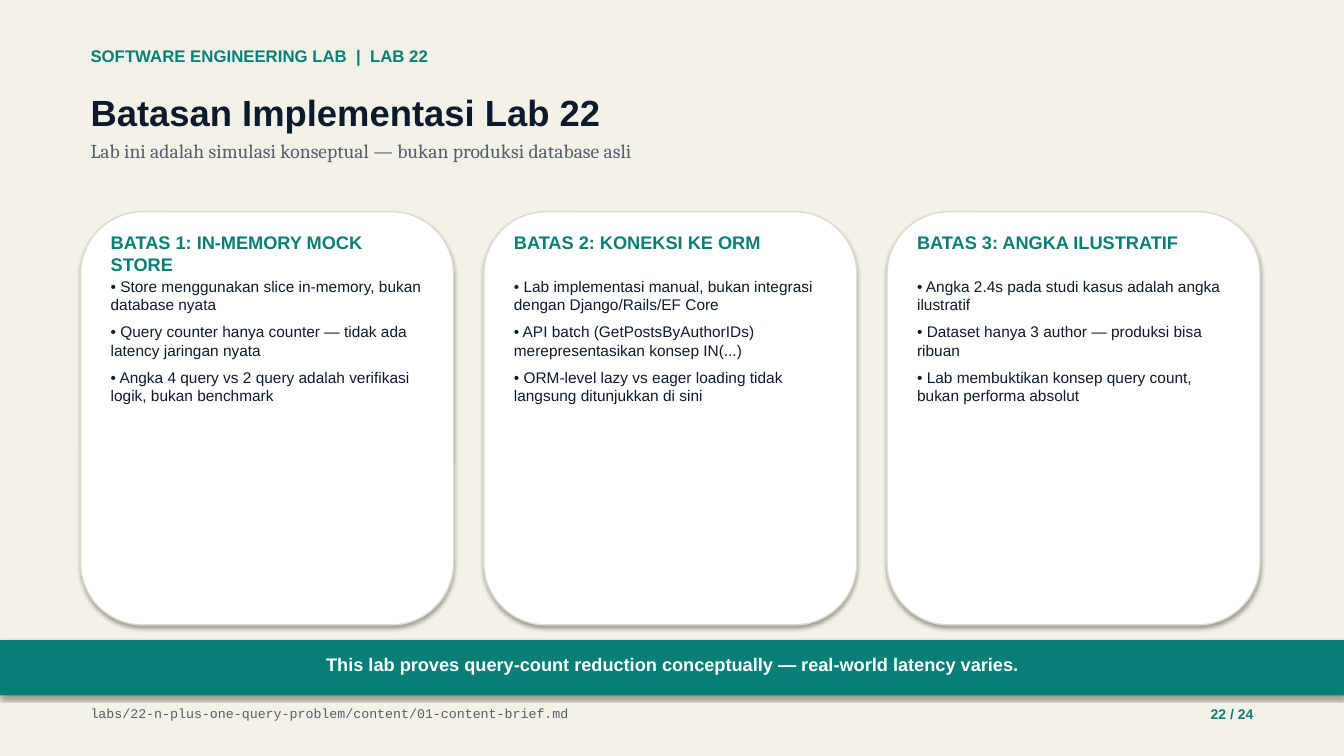
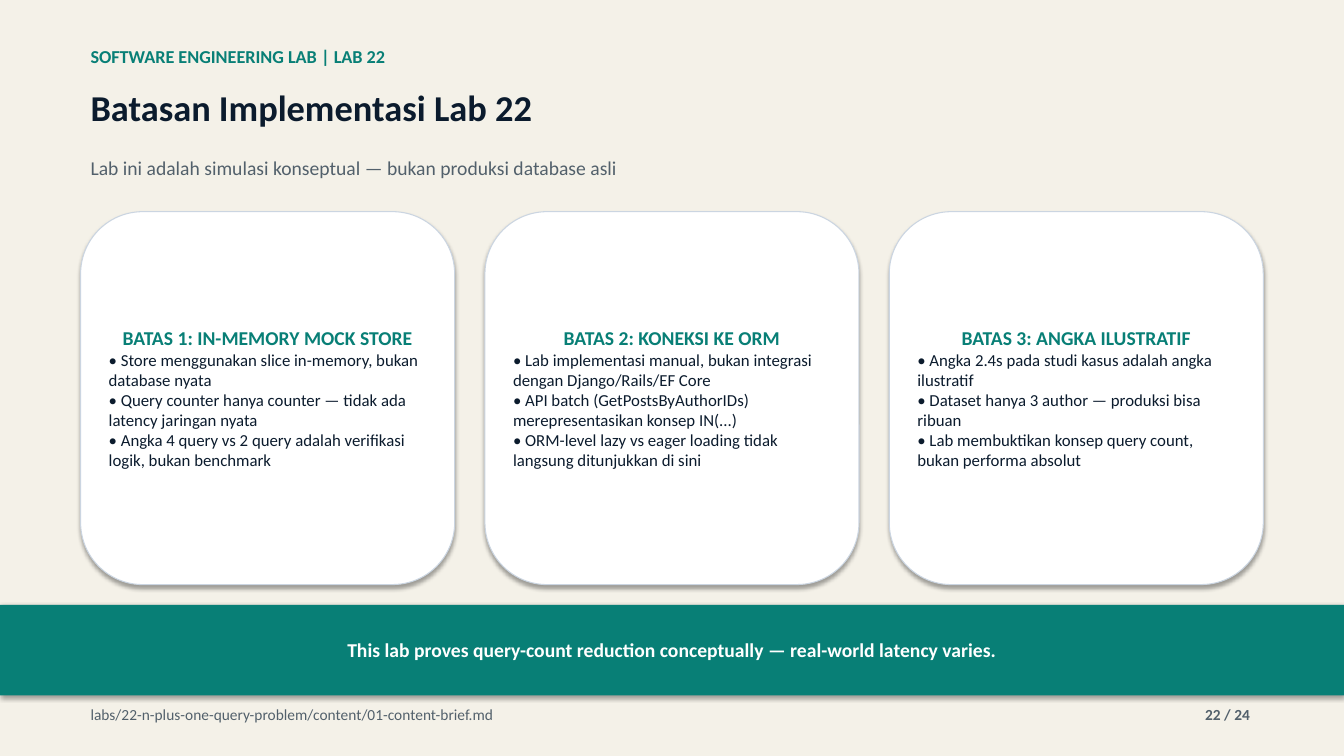
Before and after one commit to lukman-ss/software-engineering-lab, a slide deck: slide 22 of labs/22-n-plus-one-query-problem/result/linkedin/lab-22-n-plus-one-query-problem-carousel.pptx. Drawn at 1344x756 pixels with LibreOffice and Linux fonts; fonts in the diff are those of the drawing. Boxes give left, top, right and bottom in pixels: in the first picture for what was removed or moved away, otherwise in the second. Text is boxed around its words. In the diff, an @@ line names an element or a change of style, - is before the commit and + after.

Commit message:
feat(22-n-plus-one-query-problem): save and integrate content_def.py publication builder

```diff
--- a/labs/22-n-plus-one-query-problem/result/linkedin/lab-22-n-plus-one-query-problem-carousel.pptx
+++ b/labs/22-n-plus-one-query-problem/result/linkedin/lab-22-n-plus-one-query-problem-carousel.pptx
@@ text "SOFTWARE ENGINEERING LAB | LAB ..." at bbox=[91, 51, 385, 63]: size 12 to 13 pt, font Arial to Calibri @@
@@ text "Batasan Implementasi Lab 22" at bbox=[91, 95, 532, 127]: font Arial to Calibri @@
@@ text at bbox=[91, 144, 632, 162]: paragraph removed @@
-Lab ini adalah simulasi konseptual — bukan produksi database asli
@@ text added at bbox=[91, 161, 616, 178], 14 pt, text #52606B @@
+Lab ini adalah simulasi konseptual — bukan produksi database asli
@@ vertical alignment top to middle; fill none to #FFFFFF; outline none to #CBD5E1 0.75 pt; shadow on in 3 elements at bbox=[889, 212, 1263, 585], bbox=[485, 212, 859, 585], bbox=[81, 212, 455, 585] @@
@@ rounded rectangle "BATAS 1: IN-MEMORY MOCK STORE": place and size @@
-rounded rectangle "BATAS 1: IN-MEMORY MOCK STORE" at bbox=[111, 281, 421, 404]
+rounded rectangle "BATAS 1: IN-MEMORY MOCK STORE" at bbox=[81, 212, 455, 585]
@@ rounded rectangle removed at bbox=[81, 212, 454, 625] @@
@@ text removed at bbox=[111, 236, 363, 271] @@
-BATAS 1: IN-MEMORY MOCK STORE
@@ rounded rectangle removed at bbox=[484, 212, 857, 625] @@
@@ rounded rectangle "BATAS 2: KONEKSI KE ORM": place and size @@
-rounded rectangle "BATAS 2: KONEKSI KE ORM" at bbox=[514, 281, 812, 404]
+rounded rectangle "BATAS 2: KONEKSI KE ORM" at bbox=[485, 212, 859, 585]
@@ text removed at bbox=[514, 236, 760, 249] @@
-BATAS 2: KONEKSI KE ORM
@@ rounded rectangle removed at bbox=[887, 212, 1260, 625] @@
@@ rounded rectangle "BATAS 3: ANGKA ILUSTRATIF": place and size @@
-rounded rectangle "BATAS 3: ANGKA ILUSTRATIF" at bbox=[917, 281, 1220, 404]
+rounded rectangle "BATAS 3: ANGKA ILUSTRATIF" at bbox=[889, 212, 1263, 585]
@@ text removed at bbox=[917, 236, 1178, 249] @@
-BATAS 3: ANGKA ILUSTRATIF
@@ text in rounded rectangle at bbox=[109, 354, 418, 469]: size 11 to 12 pt, font Arial to Calibri in "• Store menggunakan slice in-memory, bukan database ...", "• Query counter hanya counter — tidak ...", "• Angka 4 query vs 2 query ..."; less space between paragraphs @@
@@ text in rounded rectangle at bbox=[123, 332, 412, 345]: paragraph added @@
+BATAS 1: IN-MEMORY MOCK STORE
@@ text in rounded rectangle at bbox=[513, 354, 812, 469]: size 11 to 12 pt, font Arial to Calibri; less space between paragraphs @@
@@ text in rounded rectangle at bbox=[564, 332, 779, 345]: paragraph added @@
+BATAS 2: KONEKSI KE ORM
@@ text in rounded rectangle at bbox=[917, 354, 1212, 469]: size 11 to 12 pt, font Arial to Calibri in "• Angka 2.4s pada studi kasus adalah ...", "• Dataset hanya 3 author — produksi ...", "• Lab membuktikan konsep query count, bukan ..."; less space between paragraphs @@
@@ text in rounded rectangle at bbox=[962, 332, 1191, 345]: paragraph added @@
+BATAS 3: ANGKA ILUSTRATIF
@@ rectangle "This lab proves query-count reduction ...": place and size @@
-rectangle "This lab proves query-count reduction ..." at bbox=[326, 657, 1019, 675]
+rectangle "This lab proves query-count reduction ..." at bbox=[0, 605, 1344, 696]
@@ rectangle "This lab proves query-count reduction ..." at bbox=[0, 605, 1344, 696]: size 13 to 14 pt, font Arial to Calibri; vertical alignment top to middle; fill none to #087F76; shadow on @@
@@ rectangle removed at bbox=[0, 640, 1344, 696] @@
@@ text "labs/22-n-plus-one-query-problem/content/01-content-brief.md" at bbox=[91, 709, 493, 723]: size 9.5 to 11 pt, font Courier New to Calibri @@
@@ text "22 / 24" at bbox=[1205, 710, 1250, 720]: size 10 to 11 pt, font Arial to Calibri, text colour #087F76 to #52606B @@
```
Also in this commit, not shown: 23 other slides changed, 4 other files.
